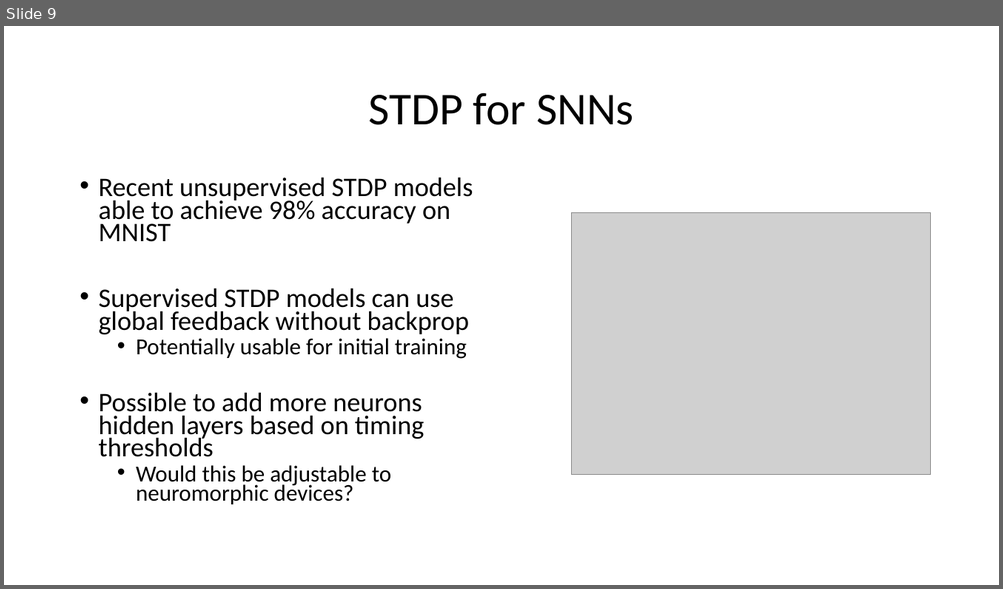
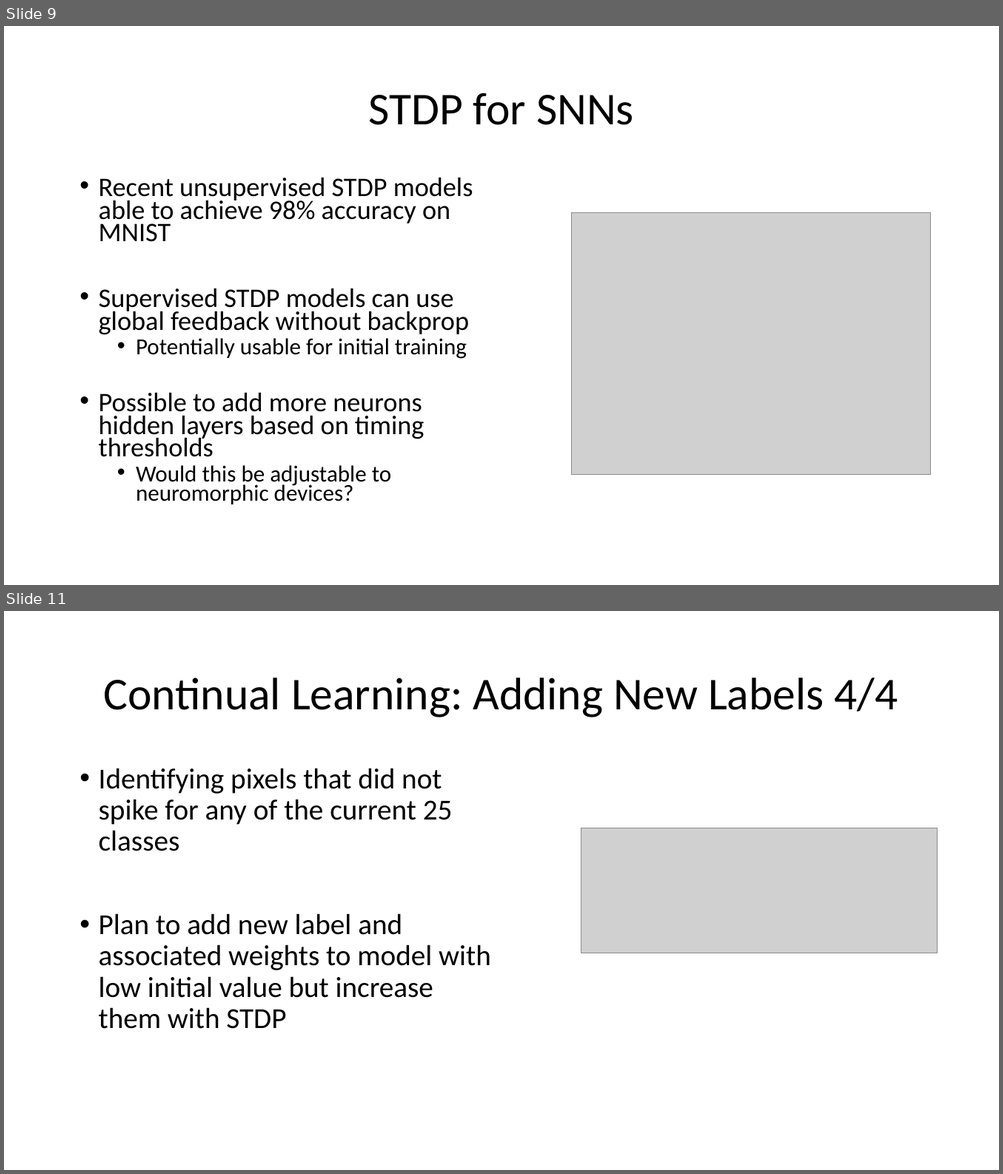
Before and after one commit to tarmst/snn, a slide deck: SNN.pptx. Shown one above the other, each under a label of ours: slide 9 before the commit, slides 9 and 11 after it; the slides between them are not shown. The pictures are 1003x589 and 1003x1174 pixels, drawn with LibreOffice and Linux fonts; fonts in the diff are those of the drawing; grey boxes stand for pictures. Boxes give left, top, right and bottom in pixels: in the first picture for what was removed or moved away, otherwise in the second. Text is boxed around its words. In the diff, an @@ line names an element or a change of style, - is before the commit and + after.

```diff
--- a/SNN.pptx
+++ b/SNN.pptx
@@ slide 11 added at box(4, 611, 999, 1170), background #FFFFFF @@
@@ title added at box(103, 678, 898, 718), 44 pt, text #000000 @@
+Continual Learning: Adding New Labels 4/4
@@ text added at box(99, 768, 491, 1029), 28 pt, text #000000 @@
+• Identifying pixels that did not spike for any of the current 25 classes
+• Plan to add new label and associated weights to model with low initial value but increase them with STDP
@@ picture added at box(580, 828, 936, 954) @@
```
Also in this commit, not shown: 1 other slide added, 15 other files.
